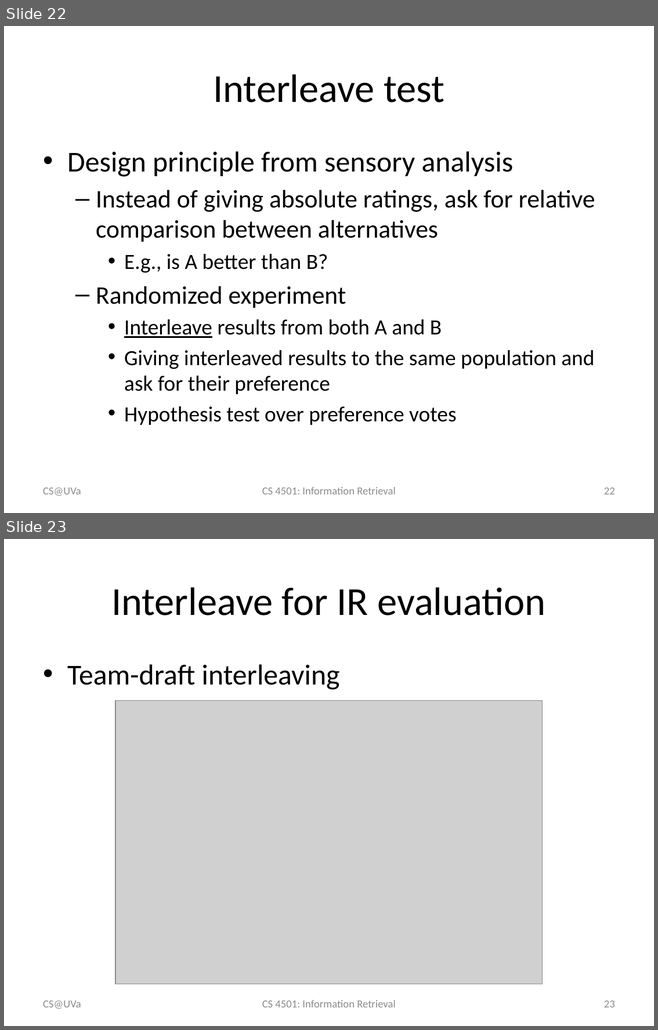
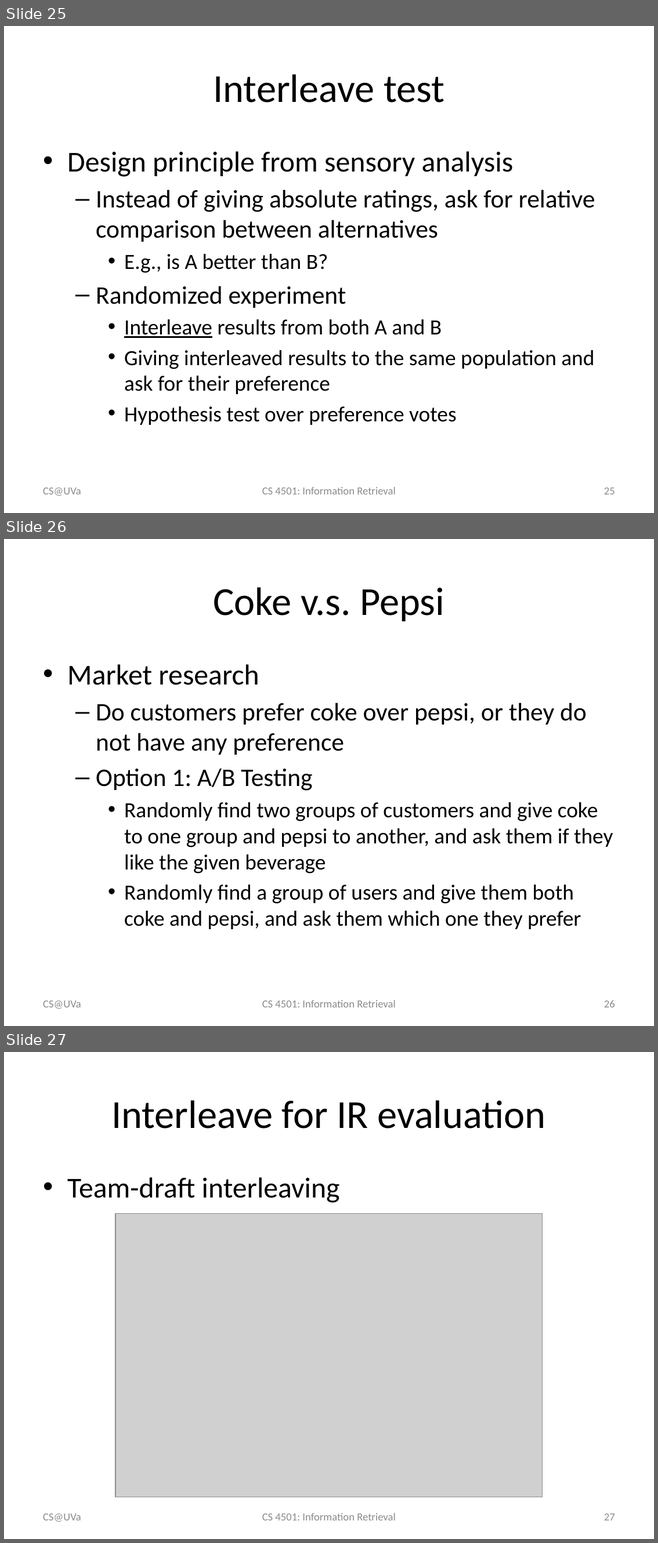
Before and after one commit to wang296/IR2015, a slide deck: docs/Modern Retrieval Evaluations.pptx. Shown one above the other, each under a label of ours: slides 22 and 23 before the commit, slides 25, 26 and 27 after it. The pictures are 658x1030 and 658x1543 pixels, drawn with LibreOffice and Linux fonts; fonts in the diff are those of the drawing; grey boxes stand for pictures. Boxes give left, top, right and bottom in pixels: in the first picture for what was removed or moved away, otherwise in the second. Text is boxed around its words. In the diff, an @@ line names an element or a change of style, - is before the commit and + after.

```diff
--- a/docs/Modern Retrieval Evaluations.pptx
+++ b/docs/Modern Retrieval Evaluations.pptx
@@ slide 26 added at bbox=[4, 539, 654, 1026], background #FFFFFF @@
@@ title added at bbox=[213, 587, 444, 621], 44 pt, text #000000 @@
+Coke v.s. Pepsi
@@ text added at bbox=[67, 664, 612, 929], 24 pt, text #000000 @@
+• Market research
+  – Do customers prefer coke over pepsi, or they do not have any preference
+  – Option 1: A/B Testing
+    • Randomly find two groups of customers and give coke to one group and pepsi to another, and ask them if they like the given beverage
+    • Randomly find a group of users and give them both coke and pepsi, and ask them which one they prefer
@@ text added at bbox=[43, 1001, 81, 1009], 12 pt, text #8C8C8C @@
+CS@UVa
@@ text added at bbox=[262, 1000, 395, 1008], 12 pt, text #8C8C8C @@
+CS 4501: Information Retrieval
@@ page number added at bbox=[604, 1000, 615, 1008], 12 pt, text #8C8C8C @@
+26
@@ what was slide 22 is now slide 25 @@
@@ page number at bbox=[604, 488, 615, 495]: text changed @@
-22
+25
@@ what was slide 23 is now slide 27 @@
@@ page number at bbox=[604, 1514, 615, 1521]: text changed @@
-23
+27
```
Also in this commit, not shown: 2 slides changed, 9 other slides added, 7 other files.
